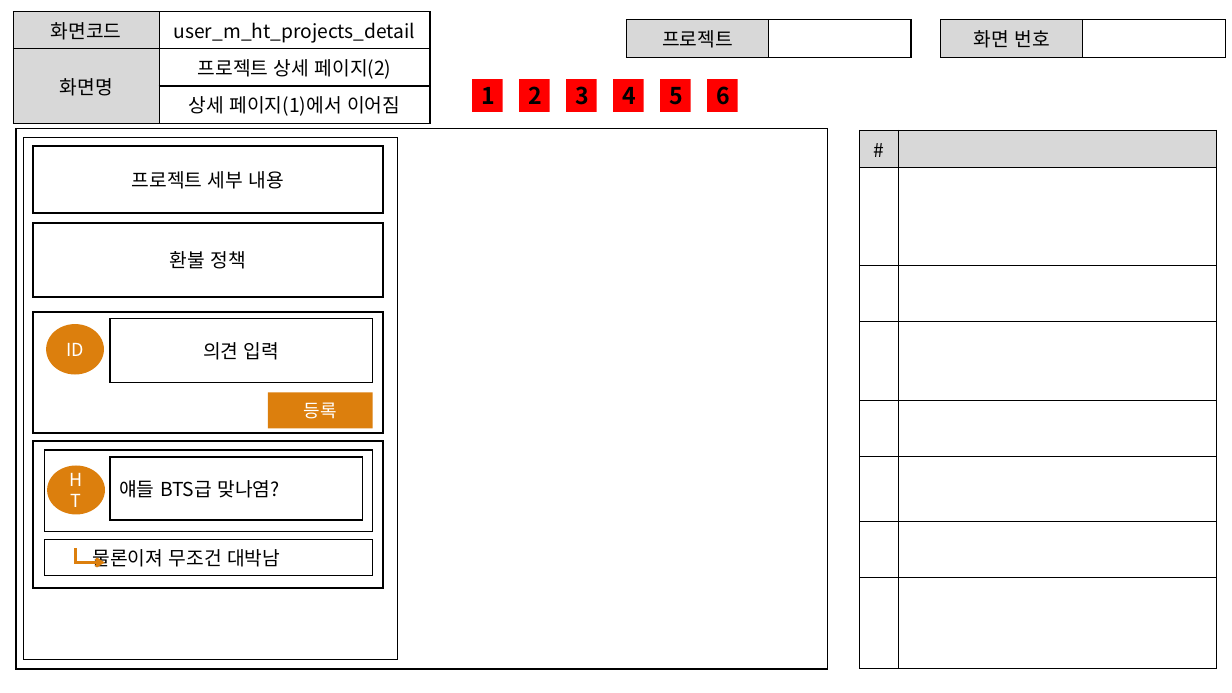
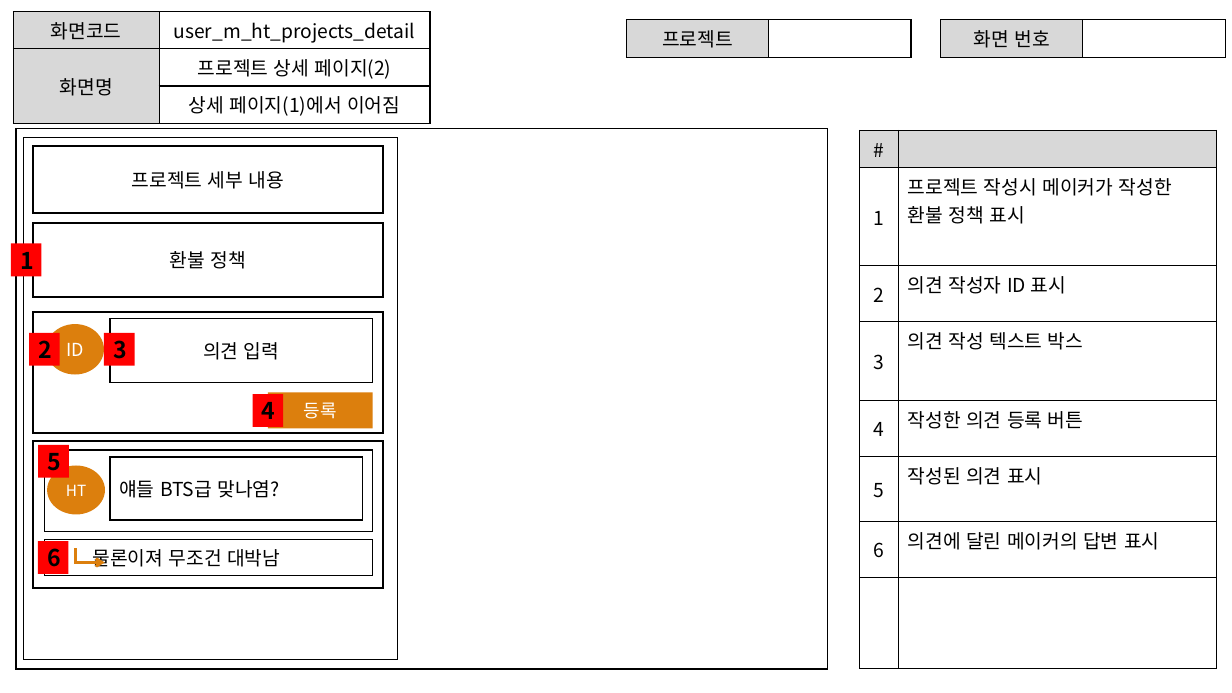
Before and after one commit to ezenteam2/EzenCrowdFunding, a slide deck: slide 11 of project03 화면설계서/project03 - 화면 설계서 - 현태.pptx (slide 9 before the commit). Drawn at 1232x693 pixels with LibreOffice and Linux fonts; fonts in the diff are those of the drawing. Boxes give left, top, right and bottom in pixels: in the first picture for what was removed or moved away, otherwise in the second. Text is boxed around its words. In the diff, an @@ line names an element or a change of style, - is before the commit and + after.

```diff
--- a/project03 화면설계서/project03 - 화면 설계서 - 현태.pptx
+++ b/project03 화면설계서/project03 - 화면 설계서 - 현태.pptx
@@ table at (x1=860, y1=130, x2=1217, y2=667) @@
+row 2: 1 | 프로젝트 작성시 메이커가 작성한 환불 정책 표시
+row 3: 2 | 의견 작성자 ID 표시
+row 4: 3 | 의견 작성 텍스트 박스
+row 5: 4 | 작성한 의견 등록 버튼
+row 6: 5 | 작성된 의견 표시
+row 7: 6 | 의견에 달린 메이커의 답변 표시
-row 3:  | 
-row 4:  | 
-row 5:  | 
-row 6:  | 
-row 7:  | 
-row 8:  | 
@@ rectangle "1" moved from (x1=472, y1=79, x2=503, y2=112) to (x1=11, y1=244, x2=42, y2=276) @@
@@ rectangle "2" moved from (x1=519, y1=79, x2=550, y2=112) to (x1=30, y1=333, x2=60, y2=365) @@
@@ rectangle "3" moved from (x1=567, y1=79, x2=597, y2=112) to (x1=104, y1=333, x2=134, y2=365) @@
@@ rectangle "4" moved from (x1=614, y1=79, x2=644, y2=112) to (x1=252, y1=395, x2=283, y2=427) @@
@@ rectangle "5" moved from (x1=660, y1=79, x2=690, y2=112) to (x1=38, y1=445, x2=68, y2=478) @@
@@ ellipse "HT" at (x1=47, y1=466, x2=105, y2=515): size 14 to 12 pt @@
@@ rectangle "6" moved from (x1=707, y1=79, x2=738, y2=112) to (x1=38, y1=542, x2=68, y2=574) @@
```
Also in this commit, not shown: 11 other slides changed, 1 slide added, 4 slides removed, 1 other file.
